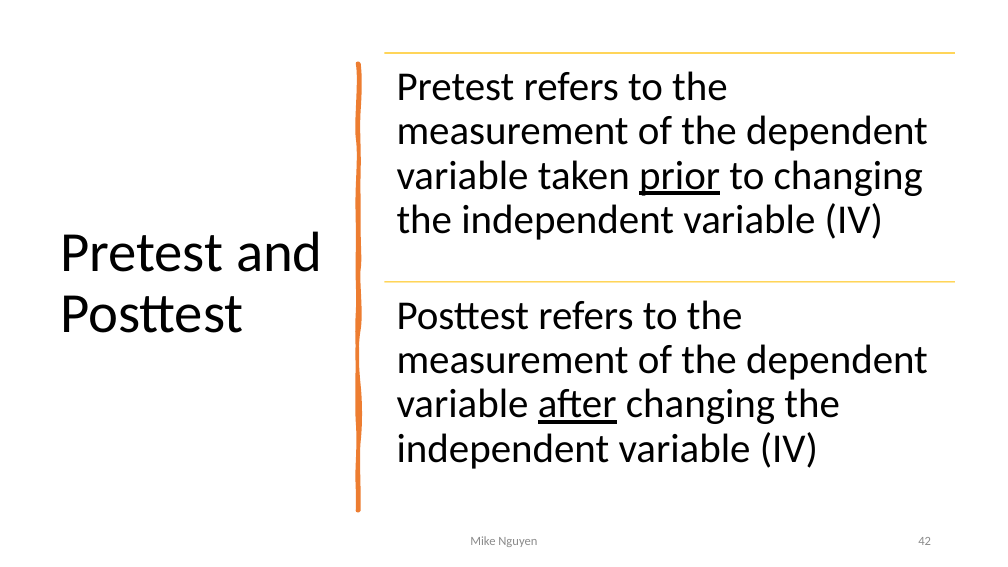
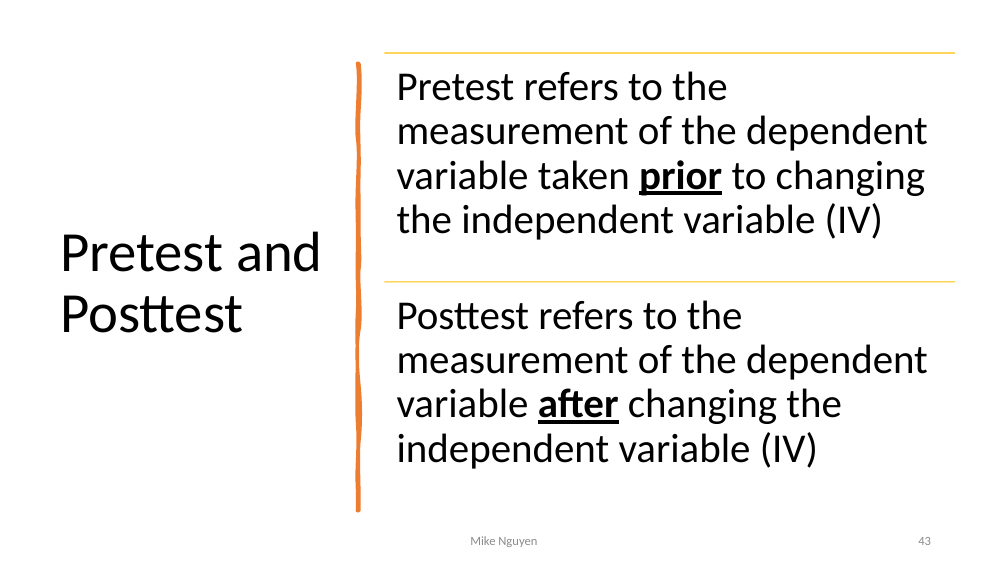
Before and after one commit to mikenguyen13/mar4050_S23_2, a slide deck: slide 43 of lectures/3/1_Research Design.pptx (slide 42 before the commit). Drawn at 1008x567 pixels with LibreOffice and Linux fonts; fonts in the diff are those of the drawing. Boxes give left, top, right and bottom in pixels: in the first picture for what was removed or moved away, otherwise in the second. Text is boxed around its words. In the diff, an @@ line names an element or a change of style, - is before the commit and + after.

```diff
--- a/lectures/3/1_Research Design.pptx
+++ b/lectures/3/1_Research Design.pptx
@@ text "Pretest refers to the measurement ..." at <box>397,71,928,240</box>: bold on in "prior" @@
@@ text "Posttest refers to the measurement ..." at <box>397,300,928,469</box>: bold on in "after" @@
```
Also in this commit, not shown: 8 other slides changed, 4 slides added, 1 slide removed.
